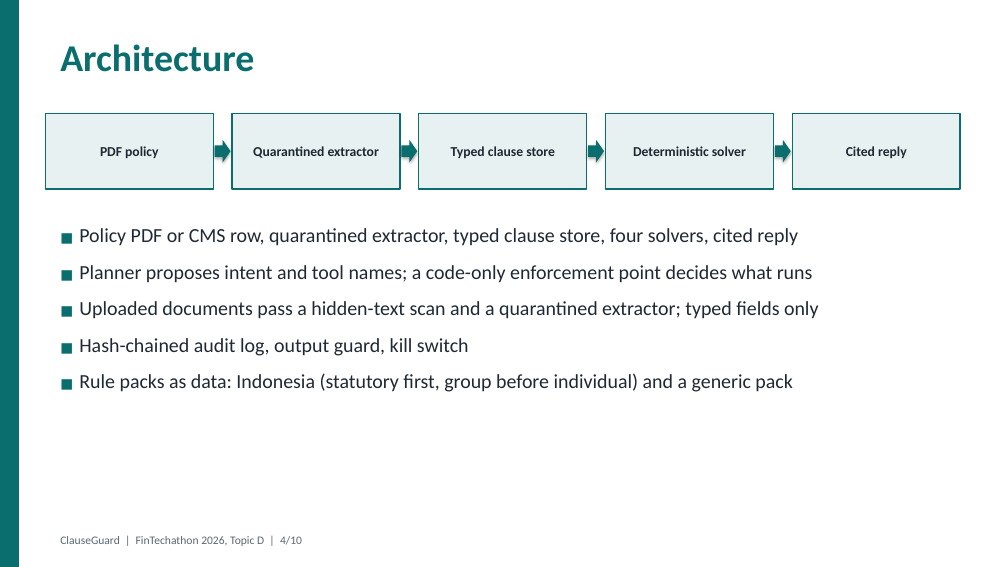
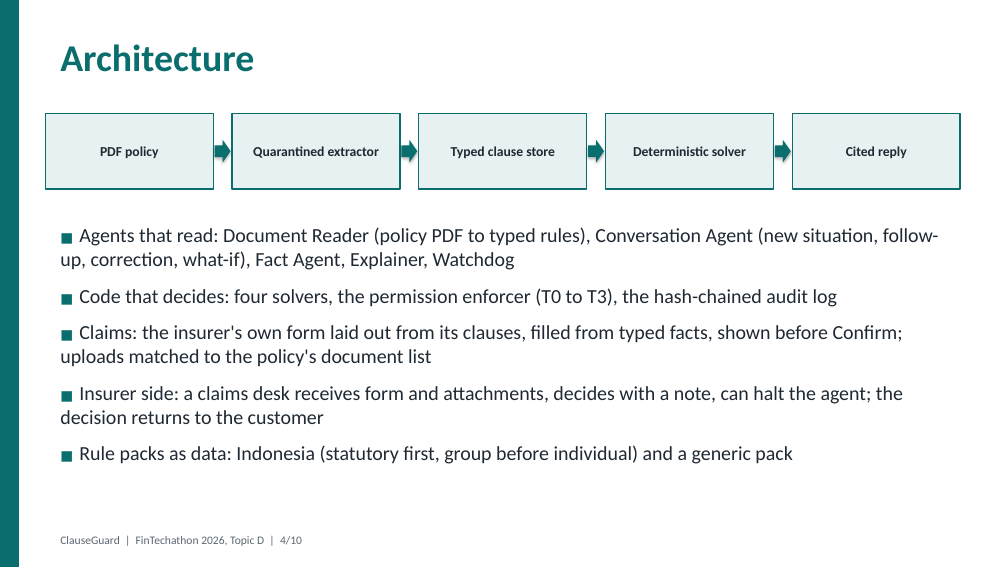
Before and after one commit to bungagana/clauseguard, a slide deck: slide 4 of clauseguard/docs/deck/ClauseGuard_deck.pptx. Drawn at 1008x567 pixels with LibreOffice and Linux fonts; fonts in the diff are those of the drawing. Boxes give left, top, right and bottom in pixels: in the first picture for what was removed or moved away, otherwise in the second. Text is boxed around its words. In the diff, an @@ line names an element or a change of style, - is before the commit and + after.

```diff
--- a/clauseguard/docs/deck/ClauseGuard_deck.pptx
+++ b/clauseguard/docs/deck/ClauseGuard_deck.pptx
@@ text at (60, 227, 939, 424): text changed @@
-■ Policy PDF or CMS row, quarantined extractor, typed clause store, four solvers, cited reply
-■ Planner proposes intent and tool names; a code-only enforcement point decides what runs
-■ Uploaded documents pass a hidden-text scan and a quarantined extractor; typed fields only
-■ Hash-chained audit log, output guard, kill switch
+■ Agents that read: Document Reader (policy PDF to typed rules), Conversation Agent (new situation, follow-up, correction, what-if), Fact Agent, Explainer, Watchdog
+■ Code that decides: four solvers, the permission enforcer (T0 to T3), the hash-chained audit log
+■ Claims: the insurer's own form laid out from its clauses, filled from typed facts, shown before Confirm; uploads matched to the policy's document list
+■ Insurer side: a claims desk receives form and attachments, decides with a note, can halt the agent; the decision returns to the customer
```
Also in this commit, not shown: 3 other slides changed, 10 other files.
